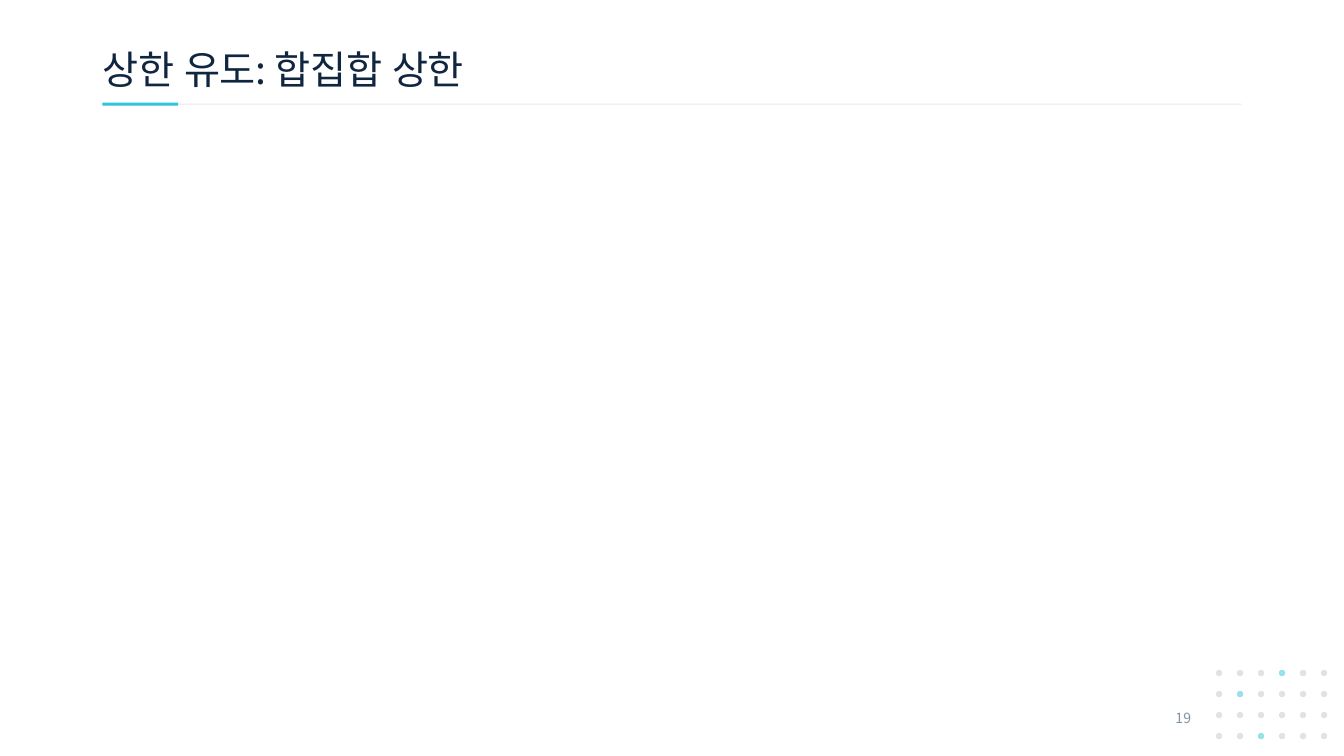
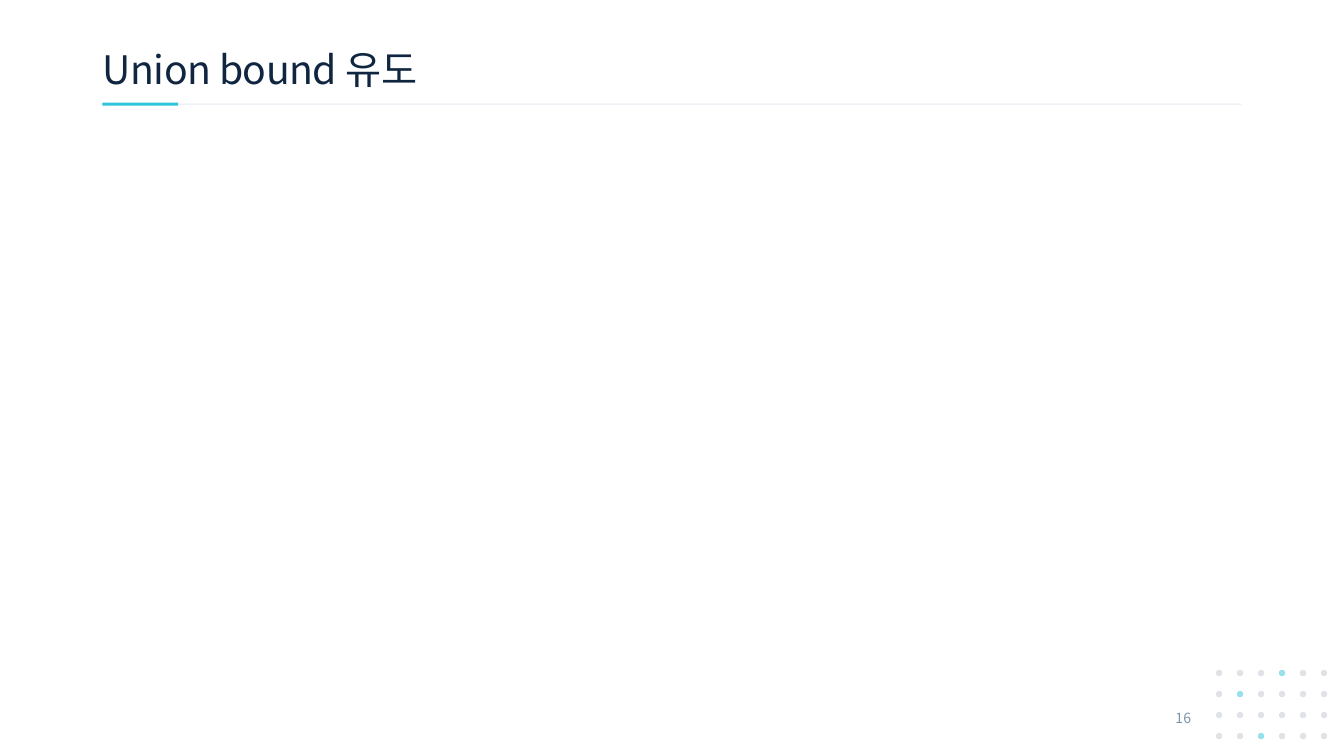
Before and after one commit to giyuubin/PQC, a slide deck: slide 16 of presentation/1007_18_SPHINCS-FTS-and-Virtual-Hypertree.pptx (slide 19 before the commit). Drawn at 1344x756 pixels with LibreOffice and Linux fonts; fonts in the diff are those of the drawing; grey boxes stand for pictures. Boxes give left, top, right and bottom in pixels: in the first picture for what was removed or moved away, otherwise in the second. Text is boxed around its words. In the diff, an @@ line names an element or a change of style, - is before the commit and + after.

```diff
--- a/presentation/1007_18_SPHINCS-FTS-and-Virtual-Hypertree.pptx
+++ b/presentation/1007_18_SPHINCS-FTS-and-Virtual-Hypertree.pptx
@@ title at <box>102,52,417,87</box>: text changed @@
-상한 유도: 합집합 상한
+Union bound 유도
@@ page number at <box>1175,712,1191,723</box>: text changed @@
-19
+16
```
Also in this commit, not shown: 21 other slides changed, 3 slides added, 8 slides removed.
